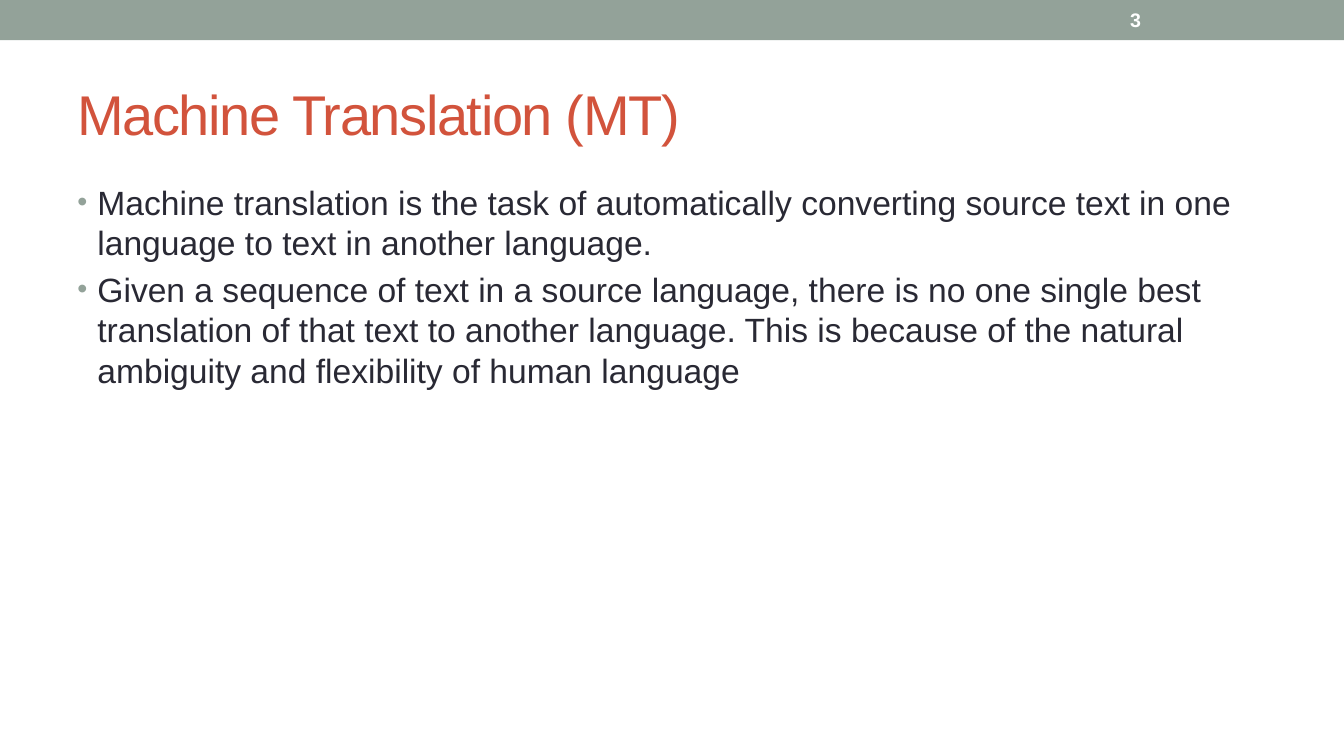
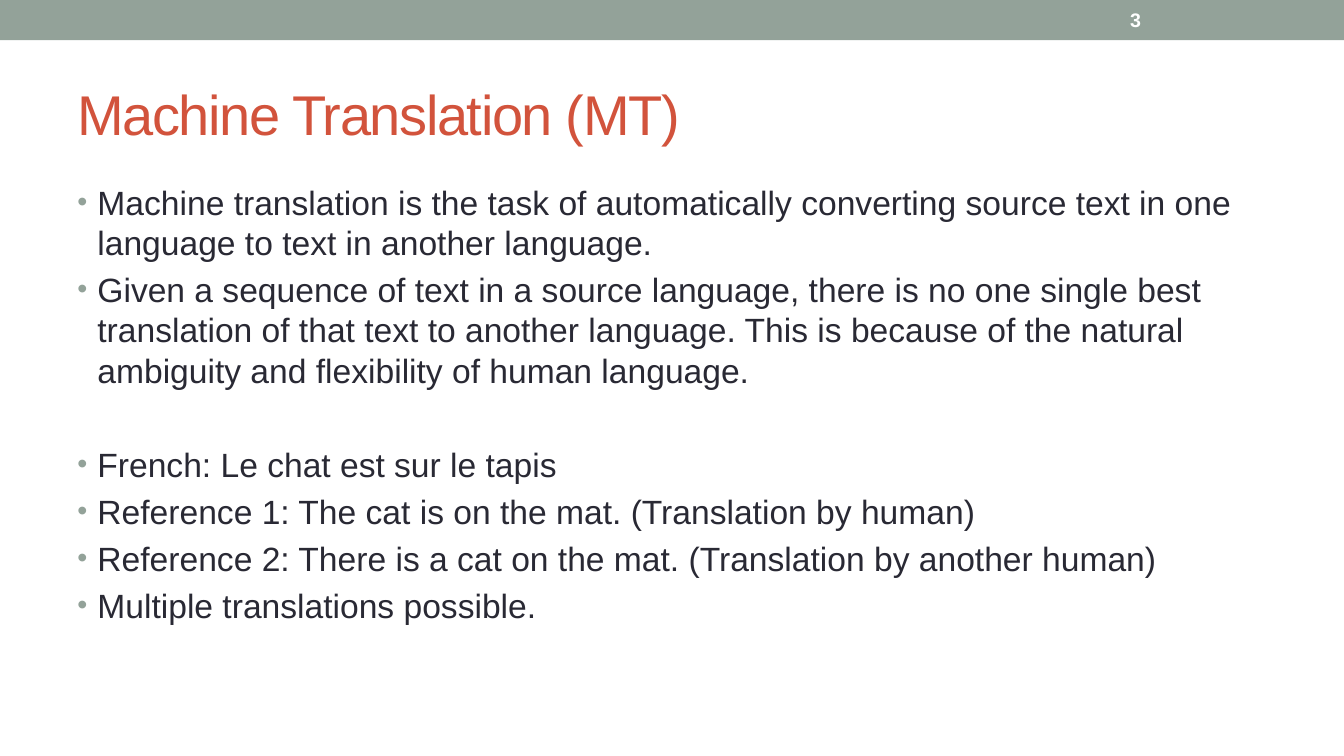
Before and after one commit to nidhiaro/PythonAssignment, a slide deck: slide 3 of 28. Translation.pptx. Drawn at 1344x756 pixels with LibreOffice and Linux fonts; fonts in the diff are those of the drawing. Boxes give left, top, right and bottom in pixels: in the first picture for what was removed or moved away, otherwise in the second. Text is boxed around its words. In the diff, an @@ line names an element or a change of style, - is before the commit and + after.

```diff
--- a/28. Translation.pptx
+++ b/28. Translation.pptx
@@ text at box(97, 277, 1200, 625): text changed @@
-• Given a sequence of text in a source language, there is no one single best translation of that text to another language. This is because of the natural ambiguity and flexibility of human language
+• Given a sequence of text in a source language, there is no one single best translation of that text to another language. This is because of the natural ambiguity and flexibility of human language.
+• French: Le chat est sur le tapis
+• Reference 1: The cat is on the mat. (Translation by human)
+• Reference 2: There is a cat on the mat. (Translation by another human)
+• Multiple translations possible.
```
Also in this commit, not shown: 17 slides added.
